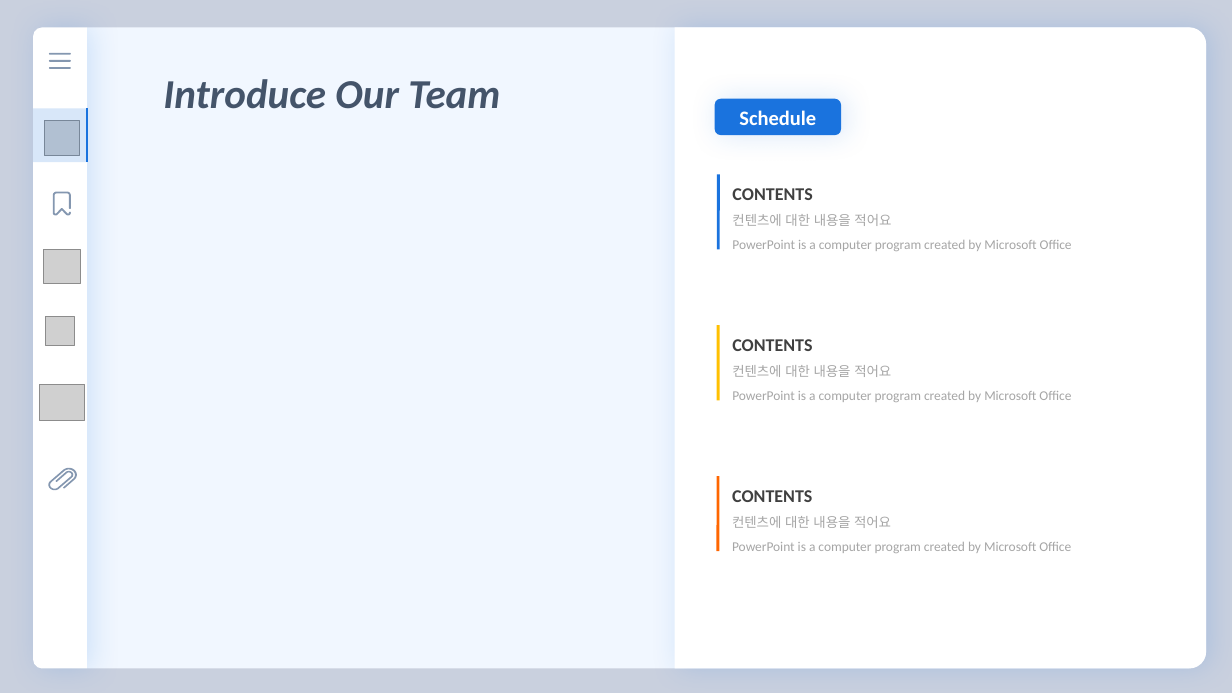
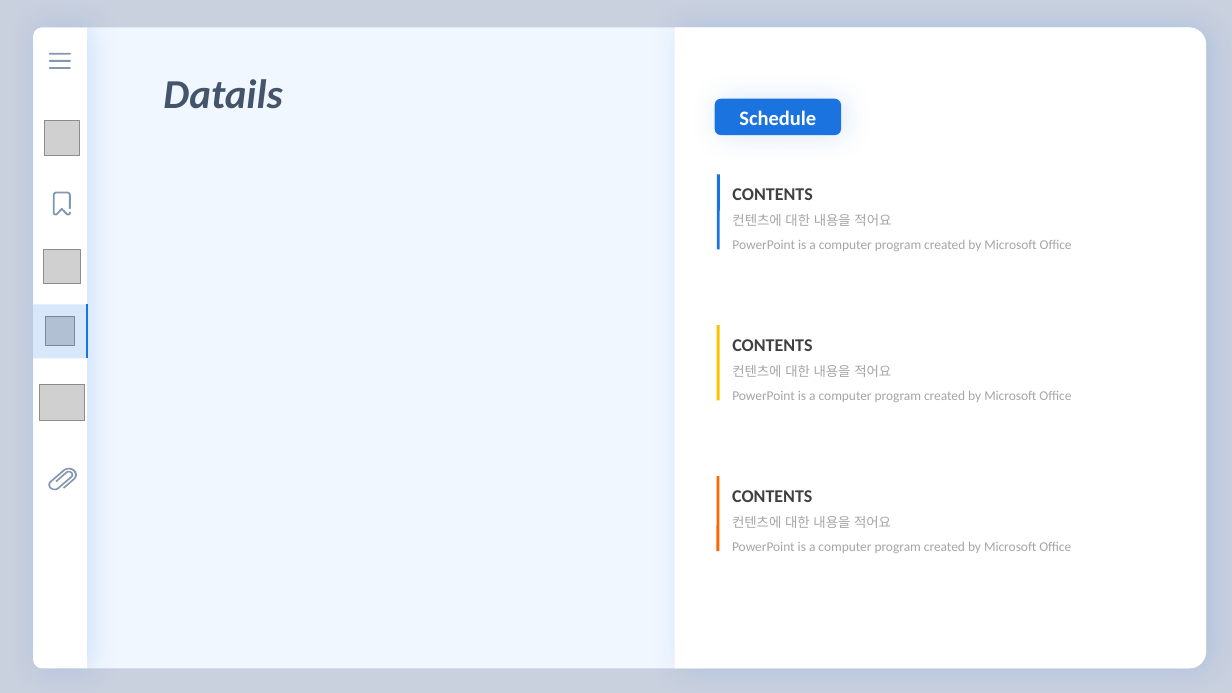
Before and after one commit to florentious/AutoGenerating_VariableName, a slide deck: slide 11 of Text/Presentation/presentation_ver0.2.pptm (slide 9 before the commit). Drawn at 1232x693 pixels with LibreOffice and Linux fonts; fonts in the diff are those of the drawing; grey boxes stand for pictures. Boxes give left, top, right and bottom in pixels: in the first picture for what was removed or moved away, otherwise in the second. Text is boxed around its words. In the diff, an @@ line names an element or a change of style, - is before the commit and + after.

```diff
--- a/Text/Presentation/presentation_ver0.2.pptm
+++ b/Text/Presentation/presentation_ver0.2.pptm
@@ text at [163,79,282,109]: text changed @@
-Introduce Our Team
+Datails
@@ table: place and size @@
-table at [33,108,87,162]
+table at [33,304,87,358]
```
Also in this commit, not shown: 8 other slides changed, 8 slides added, 5 slides removed, 1 other file.
